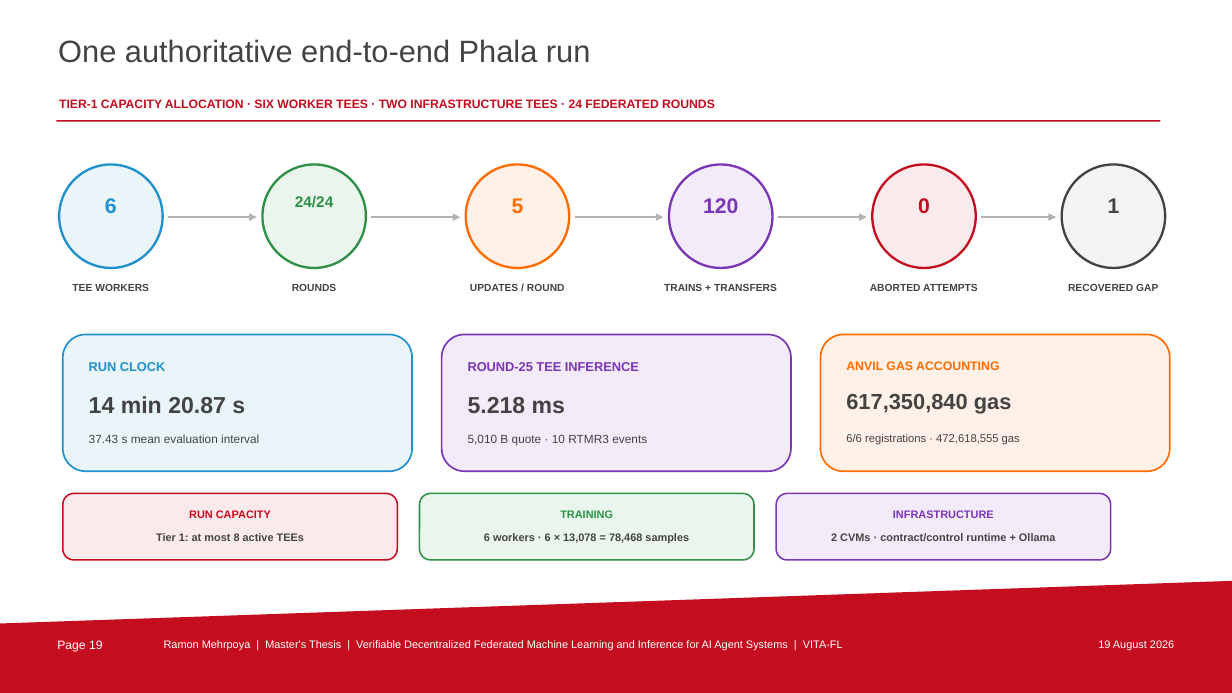
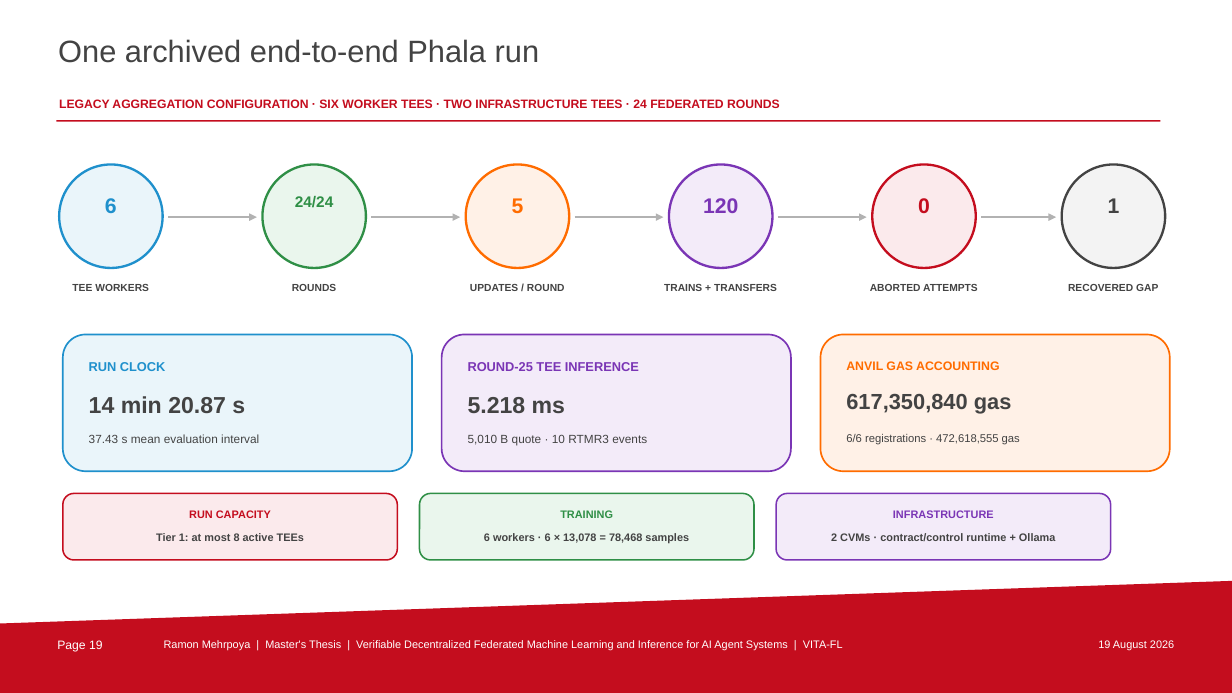
Before and after one commit to uZhW8Rgl/presentation, a slide deck: slide 19 of VITA-FL_Thesis_Presentation_TU_Berlin.pptx. Drawn at 1232x693 pixels with LibreOffice and Linux fonts; fonts in the diff are those of the drawing; background and template pictures are left out. Boxes give left, top, right and bottom in pixels: in the first picture for what was removed or moved away, otherwise in the second. Text is boxed around its words. In the diff, an @@ line names an element or a change of style, - is before the commit and + after.

```diff
--- a/VITA-FL_Thesis_Presentation_TU_Berlin.pptx
+++ b/VITA-FL_Thesis_Presentation_TU_Berlin.pptx
@@ text at (58,39,539,63): text changed @@
-One authoritative end-to-end Phala run
+One archived end-to-end Phala run
@@ text at (59,99,780,108): text changed @@
-TIER-1 CAPACITY ALLOCATION · SIX WORKER TEES · TWO INFRASTRUCTURE TEES · 24 FEDERATED ROUNDS
+LEGACY AGGREGATION CONFIGURATION · SIX WORKER TEES · TWO INFRASTRUCTURE TEES · 24 FEDERATED ROUNDS
```
Also in this commit, not shown: 3 other slides changed, 2 slides added, 2 slides removed, 10 other files.
